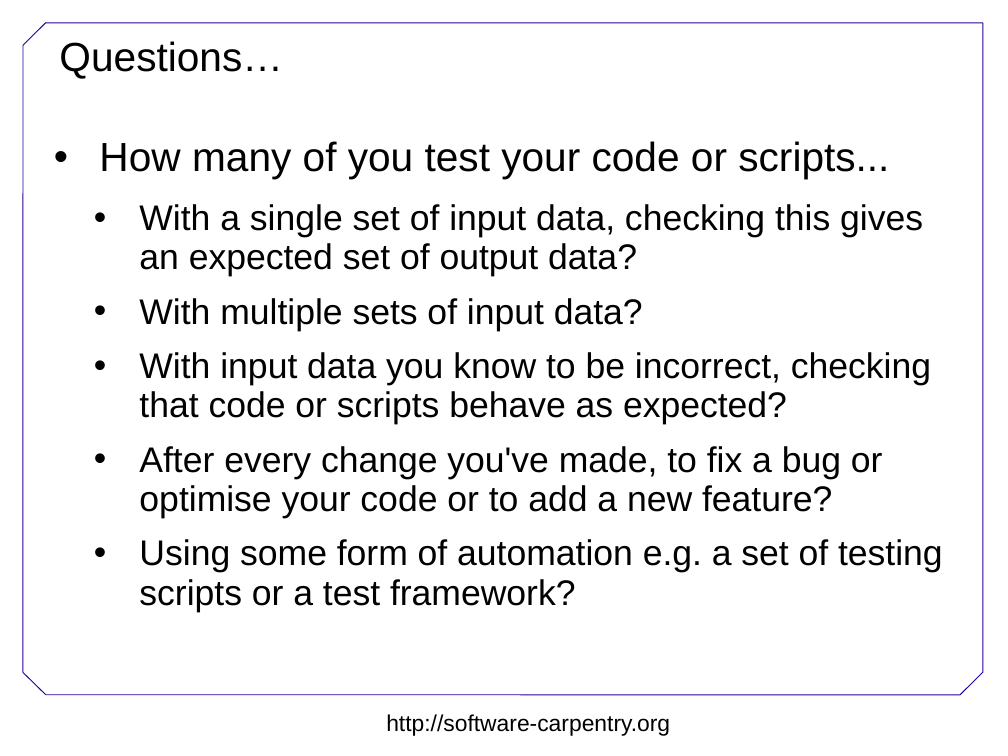
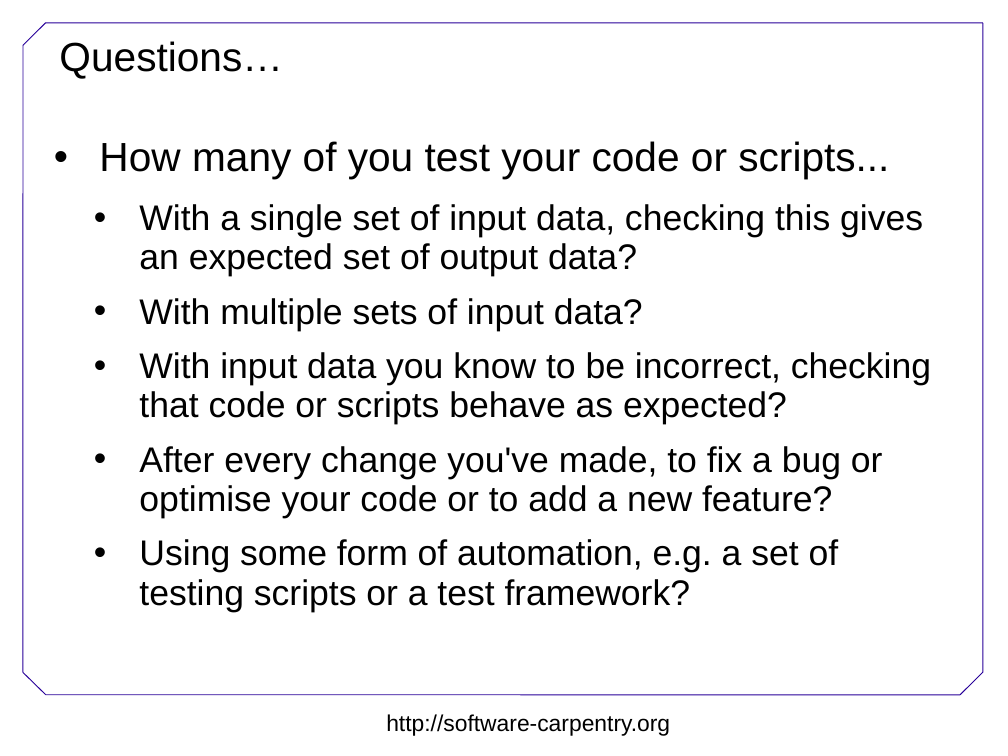
Before and after one commit to swcarpentry/DEPRECATED-boot-camps, a slide deck: slide 2 of python/testing-oxford/Testing.ppt (slide 1 before the commit). Drawn at 1008x756 pixels with LibreOffice and Linux fonts; fonts in the diff are those of the drawing; background and template pictures are left out. Boxes give left, top, right and bottom in pixels: in the first picture for what was removed or moved away, otherwise in the second. Text is boxed around its words. In the diff, an @@ line names an element or a change of style, - is before the commit and + after.

```diff
--- a/python/testing-oxford/Testing.ppt
+++ b/python/testing-oxford/Testing.ppt
@@ text at [139, 539, 839, 612]: text changed @@
-  • Using some form of automation e.g. a set of testing scripts or a test framework?
+  • Using some form of automation, e.g. a set of testing scripts or a test framework?
```
Also in this commit, not shown: 1 other slide changed, 1 slide added.
